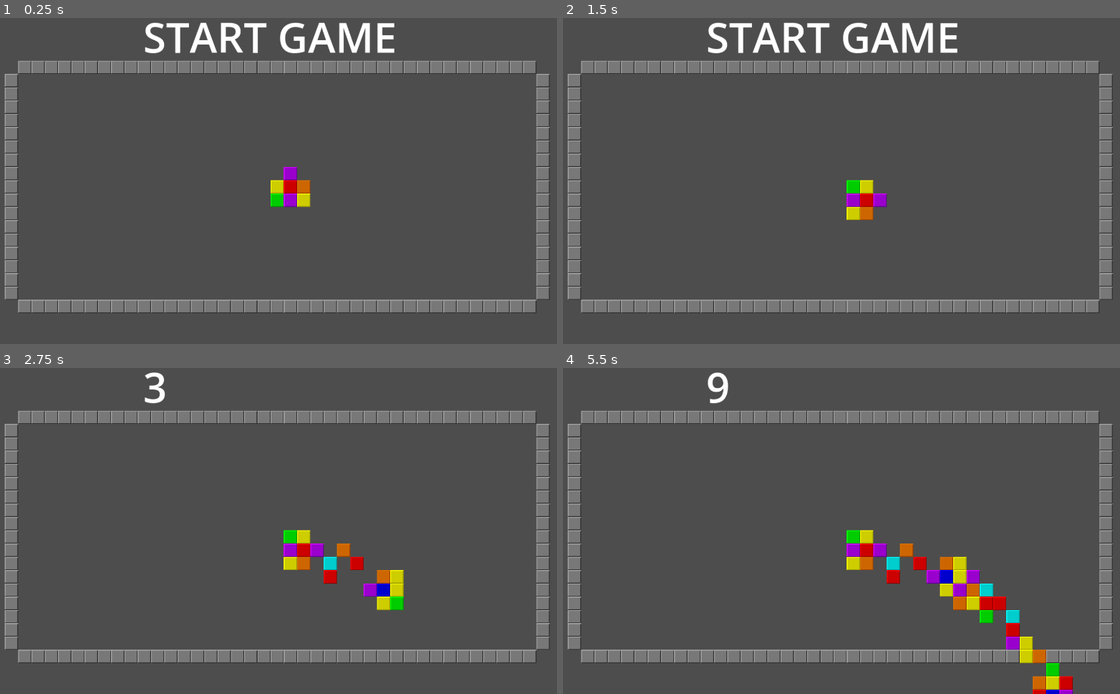
Above: before the commit, frames 1-4 (two rows, left to right).
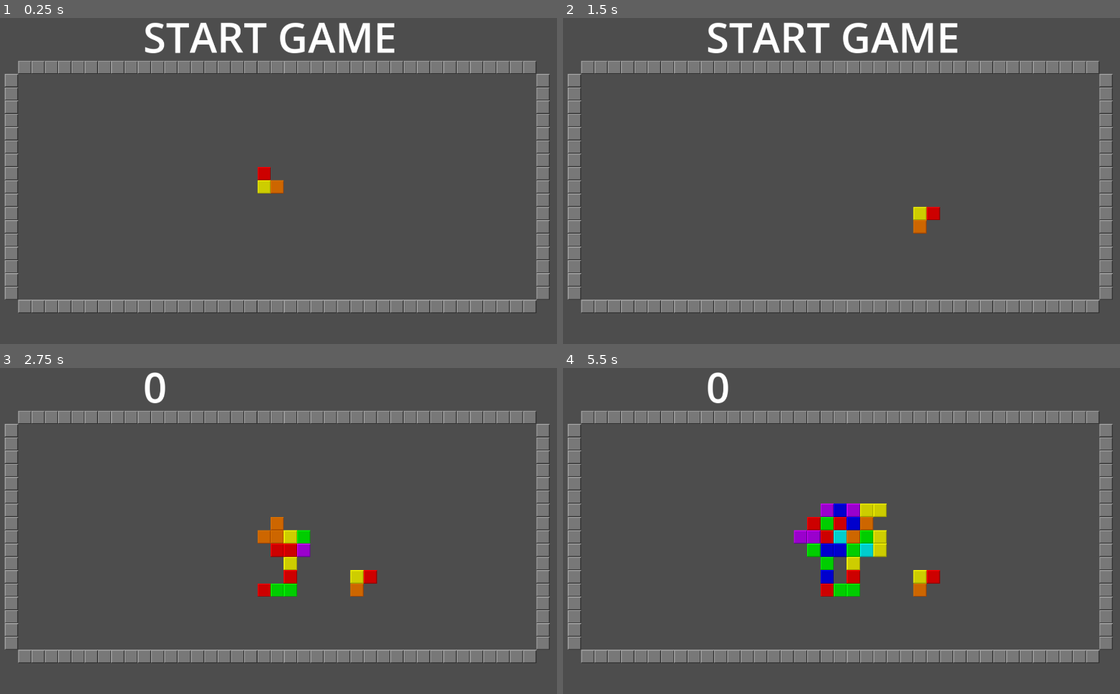
Above: after the commit, the same moments.

Repository: alexcolemandata/game-matcher
Game: Godot game, scene res://main.tscn
The game is run twice, just before and just after one commit, with the same random seed, the same clock (stepped at 60 frames per second) and the same inputs.
Inputs:
- Up to frame 1 (0.25 s): no input
- Up to frame 2 (1.5 s): tap Enter at 0.5 s; hold Right (right) 0.53-1.28 s; hold A (rotate anticlockwise) 0.53-1.28 s; tap D (rotate clockwise) at 0.8, 1.35 s; hold Down (down) from 1.28 s (still down)
- Up to frame 3 (2.75 s): tap Space (spawn piece) at 1.55 s; release Down (down) at 2.03 s; hold Right (right) from 2.03 s (still down); hold Space (spawn piece) from 2.03 s (still down); tap A (rotate anticlockwise) at 2.3 s
- Up to frame 4 (5.5 s): release Right (right) at 2.78 s; release Space (spawn piece) at 2.78 s; hold Up (up) 2.78-3.53 s; tap A (rotate anticlockwise) at 2.85, 4.55 s; tap D (rotate clockwise) at 3.05, 5.3 s; tap Space (spawn piece) at 3.5, 3.8, 4.35, 5 s; hold D (rotate clockwise) 3.53-4.28 s; hold Left (left) 3.53-5.03 s; tap Enter at 4.25 s; hold Down (down) from 5.03 s (still down); hold A (rotate anticlockwise) from 5.03 s (still down)

The runs differ from the first frame. In frame 1, 0.9% of the frame differs, in the area x 46-56%, y 45-59%; in frame 2, 1.0%; in frame 3, 2.9%; in frame 4, 6.2%, in the area x 25-92%, y 1-100%.

Commit message:
randomize pieces

Diff:
--- a/Board.gd
+++ b/Board.gd
@@ -1,9 +1,8 @@
 extends Node2D
 
 const DEFAULT_LAYER = preload("res://default_layer.tscn")
-const MIN_TILES_TO_SCORE = 3
-const PIECE_SIZE_X = 3
-const PIECE_SIZE_Y = 2
+const MIN_TILES_TO_SCORE = 4
+const MAX_PIECE_SIZE = 5
 const HEIGHT = 18
 const WIDTH = 40
 const MAIN_SOURCE_ID = 0
@@ -43,23 +42,39 @@
 	init_border()
 	spawn_piece()
 
+
 func _input(event) -> void:
 	if event.is_action_pressed("spawn piece"):
 		place_piece()
 		clear_scored_pieces()
 		spawn_piece()
-	if event.is_action_pressed("down"):
+	elif event.is_action_pressed("down"):
 		move_piece(Vector2i(0, 1))
-	if event.is_action_pressed("up"):
+	elif event.is_action_pressed("up"):
 		move_piece(Vector2i(0, -1))
-	if event.is_action_pressed("left"):
+	elif event.is_action_pressed("left"):
 		move_piece(Vector2i(-1, 0))
-	if event.is_action_pressed("right"):
+	elif event.is_action_pressed("right"):
 		move_piece(Vector2i(1, 0))
-	if event.is_action_pressed("rotate anticlockwise"):
+	elif event.is_action_pressed("rotate anticlockwise"):
 		rotate_anticlockwise()
-	if event.is_action_pressed("rotate clockwise"):
+	elif event.is_action_pressed("rotate clockwise"):
 		rotate_clockwise()
+
+var num_steps: int = 0
+const MAX_STEPS: int = 10
+func _process(delta) -> void:
+	if (
+		Input.is_action_pressed("down")
+		or Input.is_action_pressed("up")
+		or Input.is_action_pressed("left")
+		or Input.is_action_pressed("right")
+	):
+		num_steps += 1
+		if num_steps >= MAX_STEPS:
+			_input(Input)
+			num_steps = 0
+
 
 func init_border() -> void:
 	print("init_border")
@@ -86,7 +101,6 @@
 	draw_coords(border, Vector2i(-half_height, half_width), GREY_TILE)
 	draw_coords(border, Vector2i(-half_height, -half_width), GREY_TILE)
 
-
 	pass
 
 
@@ -169,7 +183,7 @@
 			c_y * relative_coord.x
 		) + anchor_point
 
-		if placed_tiles.get_cell_tile_data(new_coord):
+		if placed_tiles.get_cell_tile_data(new_coord) or border.get_cell_tile_data(new_coord):
 			print("unable to rotate ", c_x, c_y)
 			return
 
@@ -207,18 +221,21 @@
 
 
 func spawn_piece() -> void:
-	var spawn_offset: Vector2i
-	if placed_tiles.get_used_cells().size() == 0:
-		spawn_offset = Vector2i(0, 0)
-	else:
-		var spawn_rect = placed_tiles.get_used_rect()
-		spawn_offset = spawn_rect.get_center() + Vector2i(spawn_rect.size / 2)
-
-	for x in range(0, PIECE_SIZE_X):
-		for y in range(0, PIECE_SIZE_Y):
-			draw_coords(active_piece, Vector2i(x, y) + spawn_offset, roll_color())
-
-	draw_coords(active_piece, Vector2i(int(PIECE_SIZE_X / 2), -1) + spawn_offset, roll_color())
+	var coords: Array[Vector2i] = [Vector2i(0, 0)]
+	for n in range(MAX_PIECE_SIZE):
+		var direction = randi_range(0, 3)
+		if direction == 0:
+			coords.append(coords[-1] + Vector2i(0, 1))
+		if direction == 1:
+			coords.append(coords[-1] + Vector2i(0, -1))
+		if direction == 2:
+			coords.append(coords[-1] + Vector2i(1, 0))
+		if direction == 3:
+			coords.append(coords[-1] + Vector2i(-1, 0))
+
+	for coord in coords:
+		draw_coords(active_piece, coord, roll_color())
+
 	print("spawned piece")
 
 func can_move_in_direction(direction: Vector2i) -> bool:
